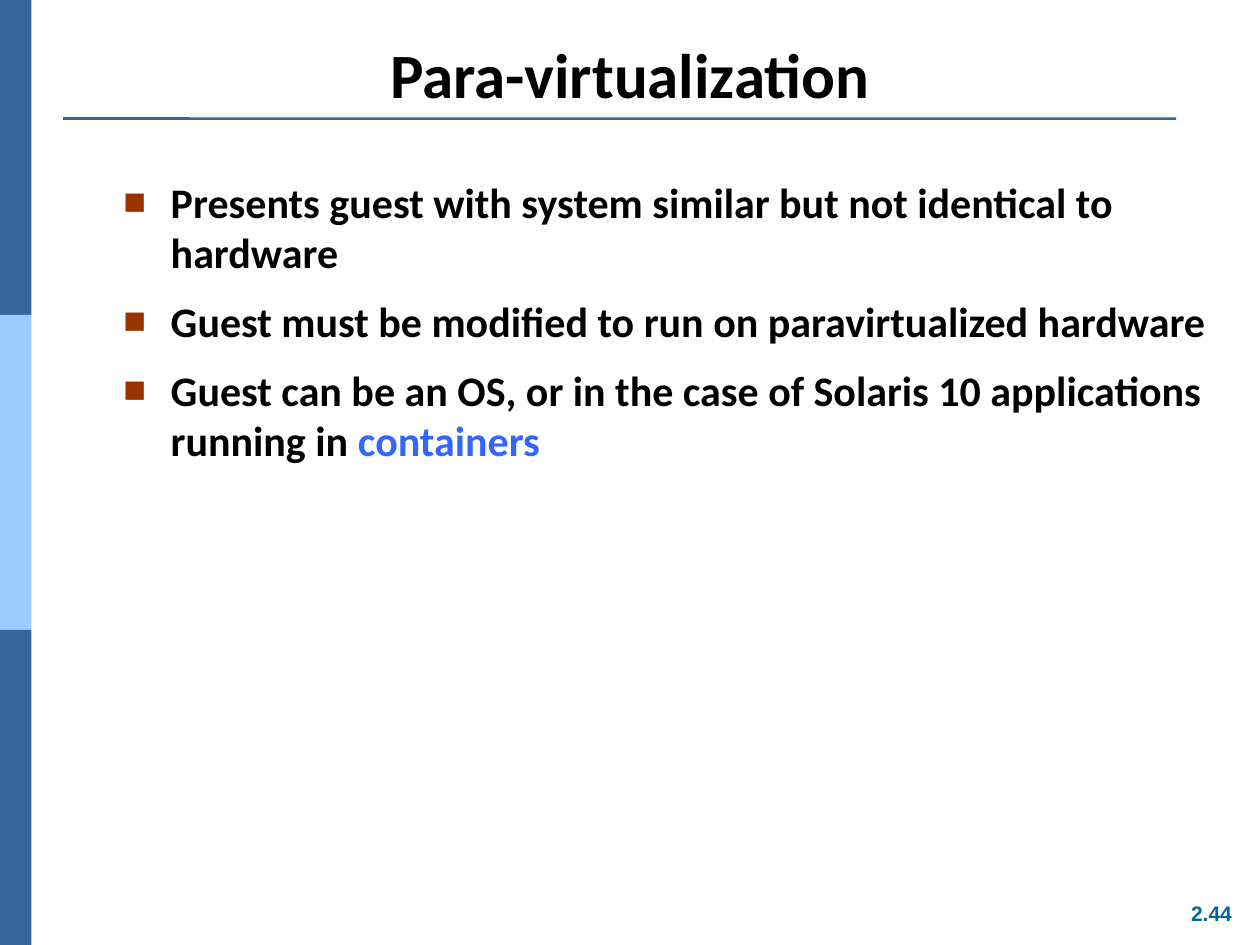
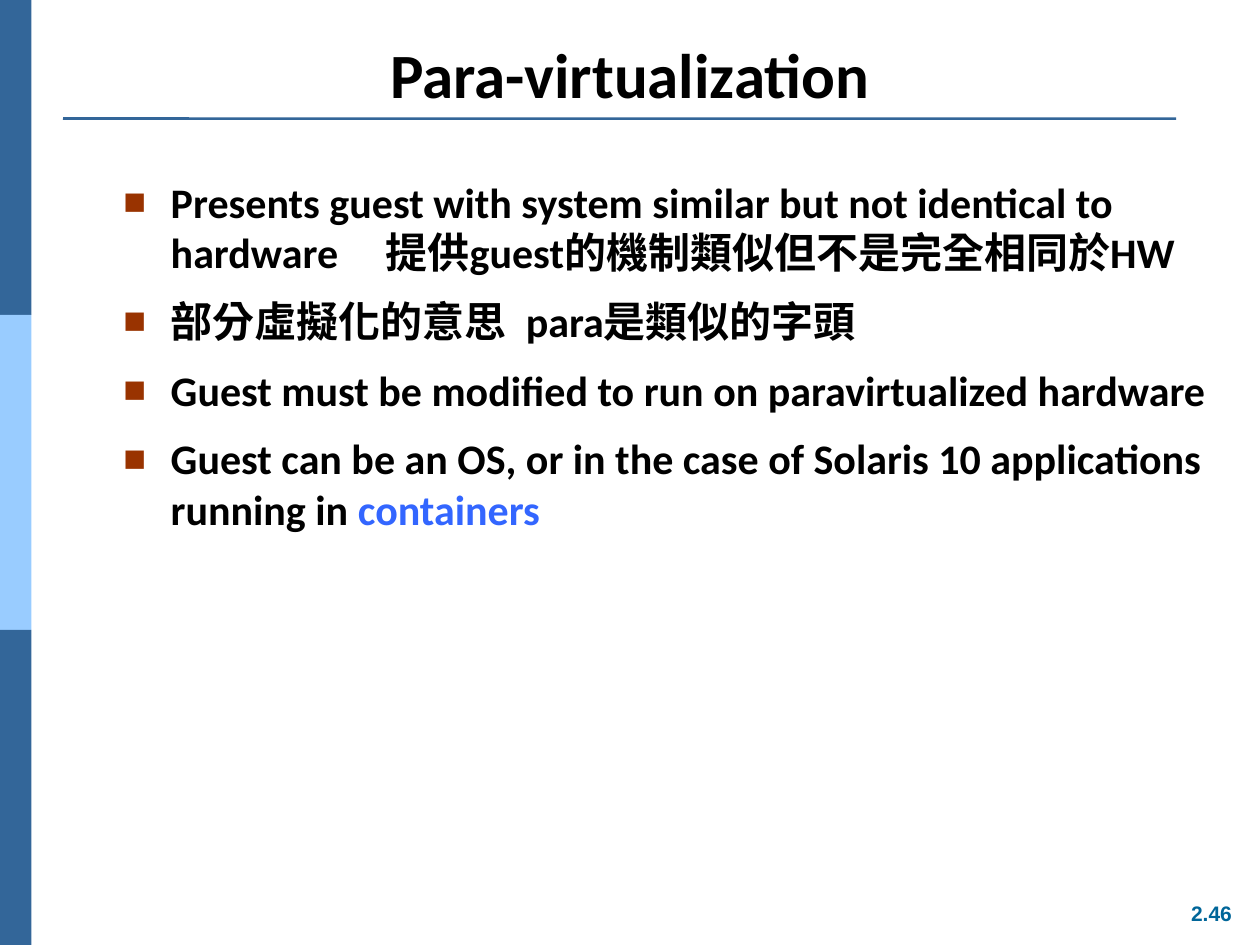
Before and after one commit to Yang09701194/OS_Learning, a slide deck: slide 46 of ch02.ppt (slide 44 before the commit). Drawn at 1260x945 pixels with LibreOffice and Linux fonts; fonts in the diff are those of the drawing. Boxes give left, top, right and bottom in pixels: in the first picture for what was removed or moved away, otherwise in the second. Text is boxed around its words. In the diff, an @@ line names an element or a change of style, - is before the commit and + after.

```diff
--- a/ch02.ppt
+++ b/ch02.ppt
@@ text at [171,188,1175,344]: text changed @@
-■ Presents guest with system similar but not identical to hardware
+■ Presents guest with system similar but not identical to hardware 提供guest的機制類似但不是完全相同於HW
+■ 部分虛擬化的意思 para是類似的字頭
@@ page number at [1191,906,1232,922]: text changed @@
-2.44
+2.46
```
Also in this commit, not shown: 12 other slides changed, 2 slides added.
